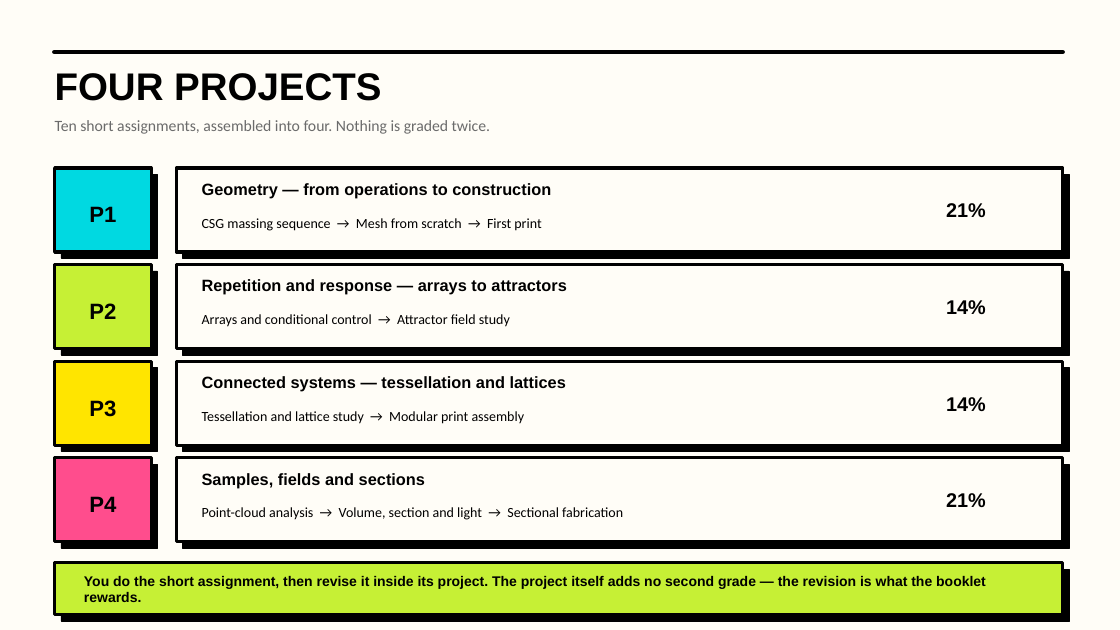
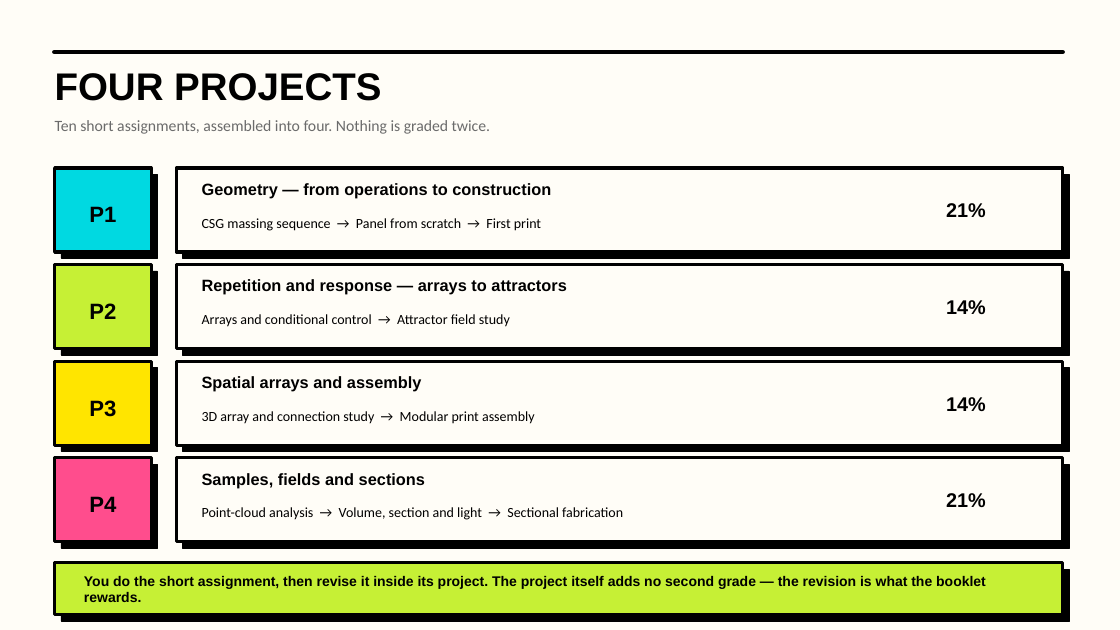
Before and after one commit to luigipacheco/arc3133, a slide deck: slide 4 of slides/ARC3133_Class01.pptx. Drawn at 1120x630 pixels with LibreOffice and Linux fonts; fonts in the diff are those of the drawing. Boxes give left, top, right and bottom in pixels: in the first picture for what was removed or moved away, otherwise in the second. Text is boxed around its words. In the diff, an @@ line names an element or a change of style, - is before the commit and + after.

```diff
--- a/slides/ARC3133_Class01.pptx
+++ b/slides/ARC3133_Class01.pptx
@@ text at [202, 218, 541, 231]: text changed @@
-CSG massing sequence → Mesh from scratch → First print
+CSG massing sequence → Panel from scratch → First print
@@ text at [202, 376, 422, 392]: text changed @@
-Connected systems — tessellation and lattices
+Spatial arrays and assembly
@@ text at [202, 411, 535, 424]: text changed @@
-Tessellation and lattice study → Modular print assembly
+3D array and connection study → Modular print assembly
```
Also in this commit, not shown: 6 other slides changed, 38 other files.
